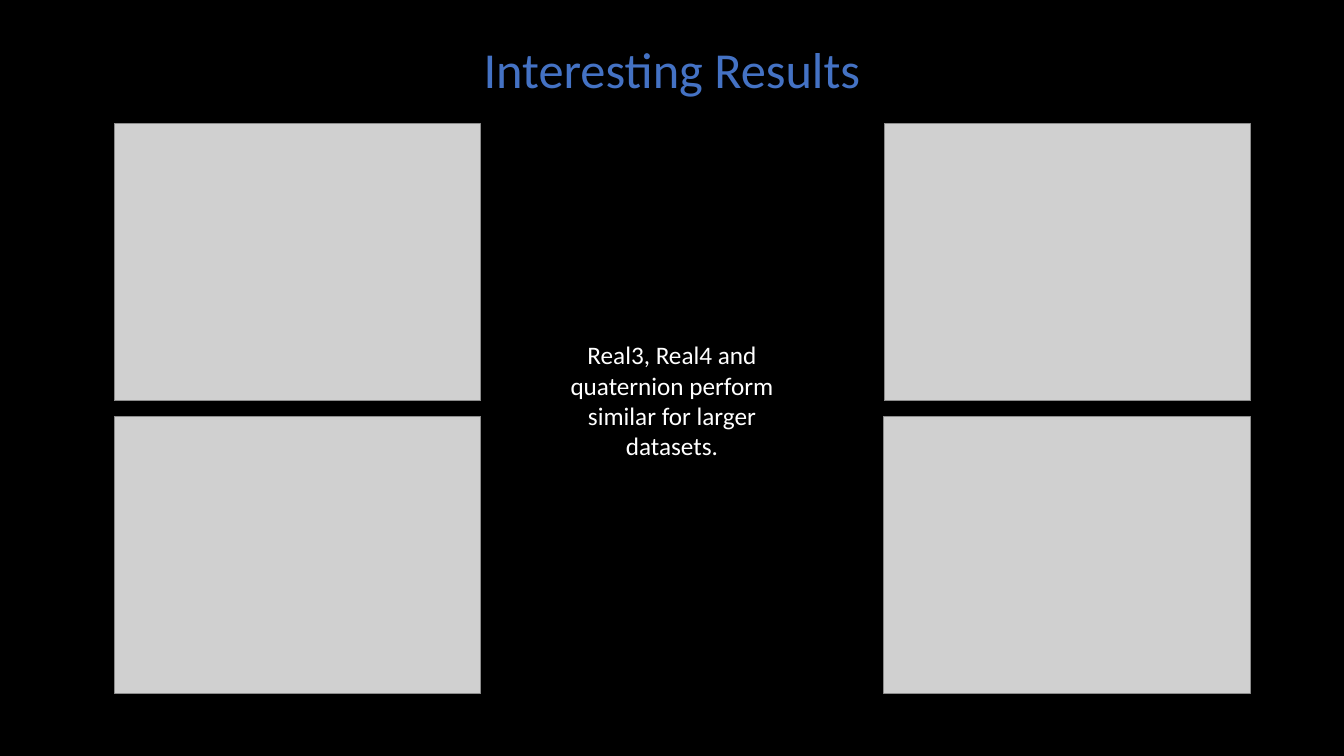
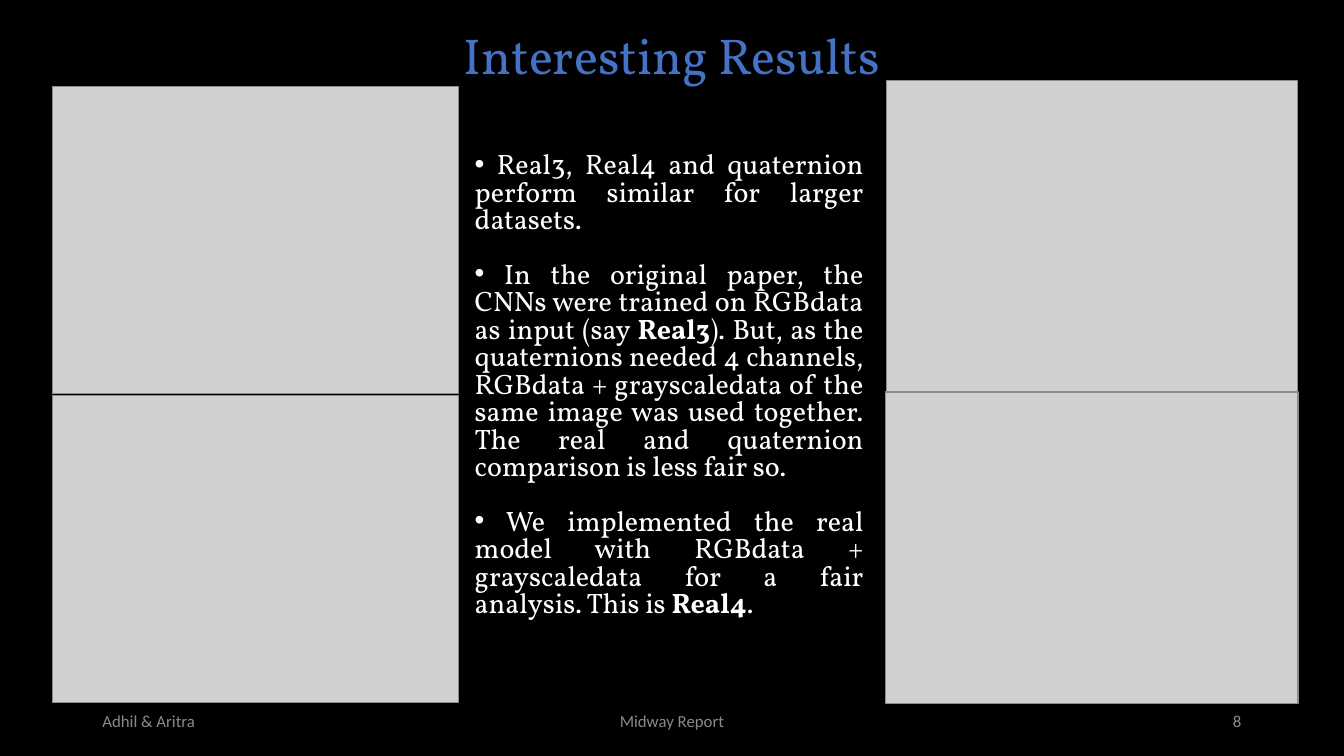
Before and after one commit to smlab-niser/23cs460, a slide deck: slide 8 of projects/group2/mid_slide.pptx (slide 6 before the commit). Drawn at 1344x756 pixels with LibreOffice and Linux fonts; fonts in the diff are those of the drawing; grey boxes stand for pictures. Boxes give left, top, right and bottom in pixels: in the first picture for what was removed or moved away, otherwise in the second. Text is boxed around its words. In the diff, an @@ line names an element or a change of style, - is before the commit and + after.

```diff
--- a/projects/group2/mid_slide.pptx
+++ b/projects/group2/mid_slide.pptx
@@ text "Interesting Results": place and size @@
-text "Interesting Results" at bbox=[484, 53, 860, 97]
+text "Interesting Results" at bbox=[464, 38, 880, 87]
@@ text "Interesting Results" at bbox=[464, 38, 880, 87]: font Calibri to Vollkorn @@
@@ picture: place and size @@
-picture at bbox=[114, 124, 481, 401]
+picture at bbox=[52, 87, 459, 393]
@@ picture: place and size @@
-picture at bbox=[884, 124, 1251, 401]
+picture at bbox=[886, 81, 1299, 392]
@@ text "Real3, Real4 and quaternion perform ...": place and size @@
-text "Real3, Real4 and quaternion perform ..." at bbox=[571, 346, 773, 456]
+text "Real3, Real4 and quaternion perform ..." at bbox=[475, 154, 864, 620]
@@ text at bbox=[475, 154, 863, 230]: size 18 to 20 pt, font Calibri to Vollkorn in "Real3, Real4 and quaternion perform similar for ..."; alignment centre to justified; bullet none to •; line spacing 1 to 19.6pt @@
@@ text at bbox=[475, 264, 864, 620]: paragraphs added @@
+• In the original paper, the CNNs were trained on RGBdata as input (say Real3). But, as the quaternions needed 4 channels, RGBdata + grayscaledata of the same image was used together. The real and quaternion comparison is less fair so.
+• We implemented the real model with RGBdata + grayscaledata for a fair analysis. This is Real4.
@@ picture: place and size @@
-picture at bbox=[114, 416, 481, 694]
+picture at bbox=[52, 396, 459, 703]
@@ picture: place and size @@
-picture at bbox=[884, 416, 1251, 694]
+picture at bbox=[885, 392, 1298, 704]
@@ text added at bbox=[102, 715, 195, 727], 12 pt, text #8C8C8C @@
+Adhil & Aritra
@@ text added at bbox=[620, 715, 724, 730], 12 pt, text #8C8C8C @@
+Midway Report
@@ page number added at bbox=[1233, 715, 1241, 727], 12 pt, text #8C8C8C @@
+8
```
Also in this commit, not shown: 6 other slides changed, 3 slides added, 2 slides removed, 1 other file.
